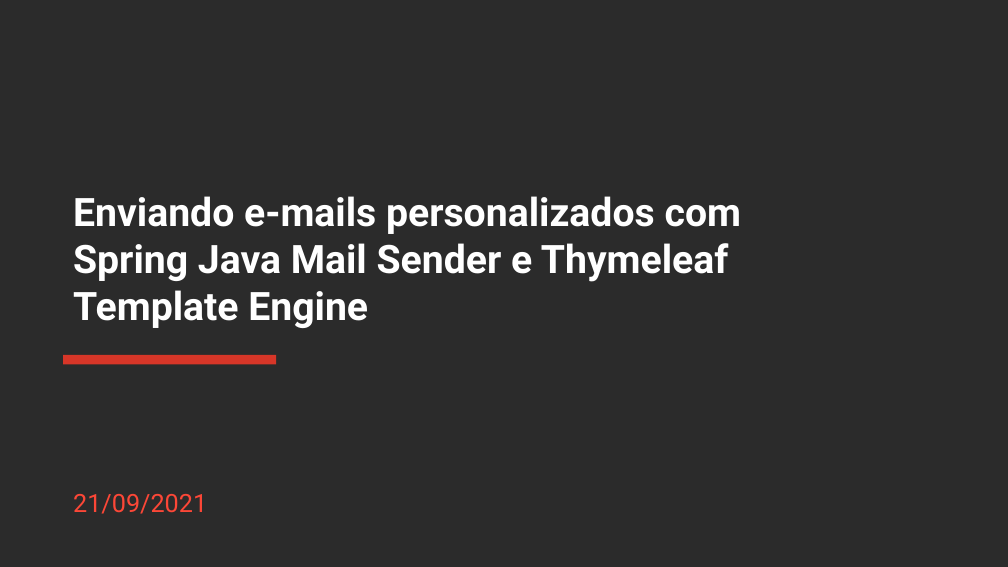
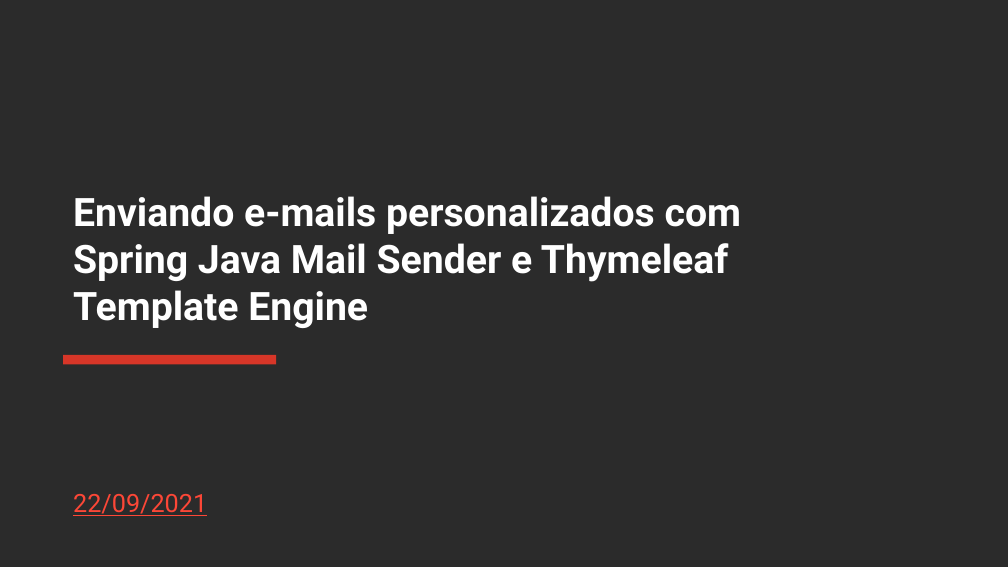
Before and after one commit to rocketseat-creators-program/spring-mail-sender-thymeleaf-2021-09-25, a slide deck: slide 1 of src/main/resources/static/docs/Apresentacao_Spring_Mail_Thymeleaf.pptx. Drawn at 1008x567 pixels with LibreOffice and Linux fonts; fonts in the diff are those of the drawing; background and template pictures are left out; a plain dark background stands for a picture behind light text. Boxes give left, top, right and bottom in pixels: in the first picture for what was removed or moved away, otherwise in the second. Text is boxed around its words. In the diff, an @@ line names an element or a change of style, - is before the commit and + after.

```diff
--- a/src/main/resources/static/docs/Apresentacao_Spring_Mail_Thymeleaf.pptx
+++ b/src/main/resources/static/docs/Apresentacao_Spring_Mail_Thymeleaf.pptx
@@ subtitle at [73, 494, 207, 516]: text changed @@
-21/09/2021
+22/09/2021
```
Also in this commit, not shown: 2 other slides changed, 11 slides removed.
